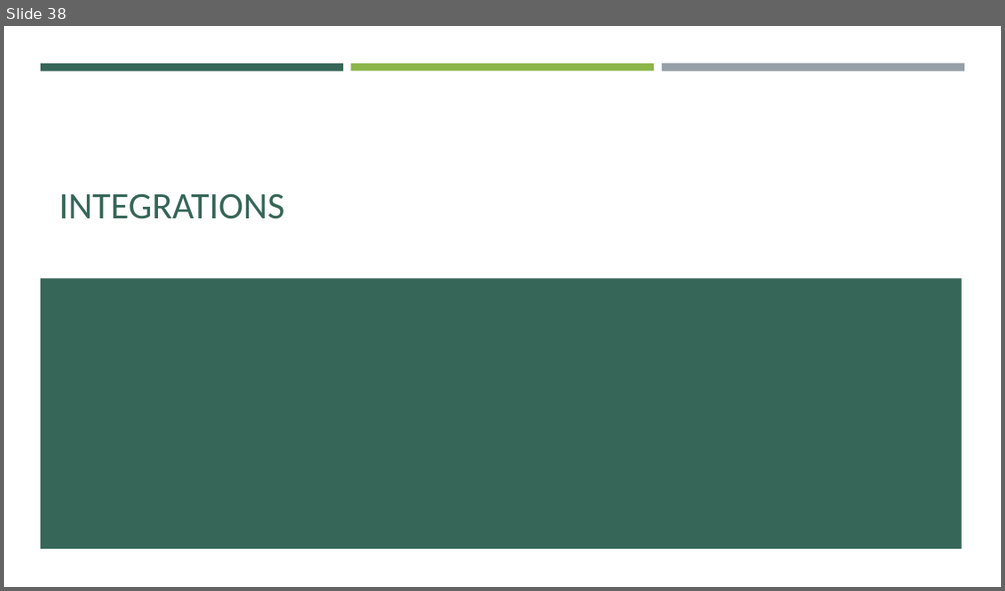
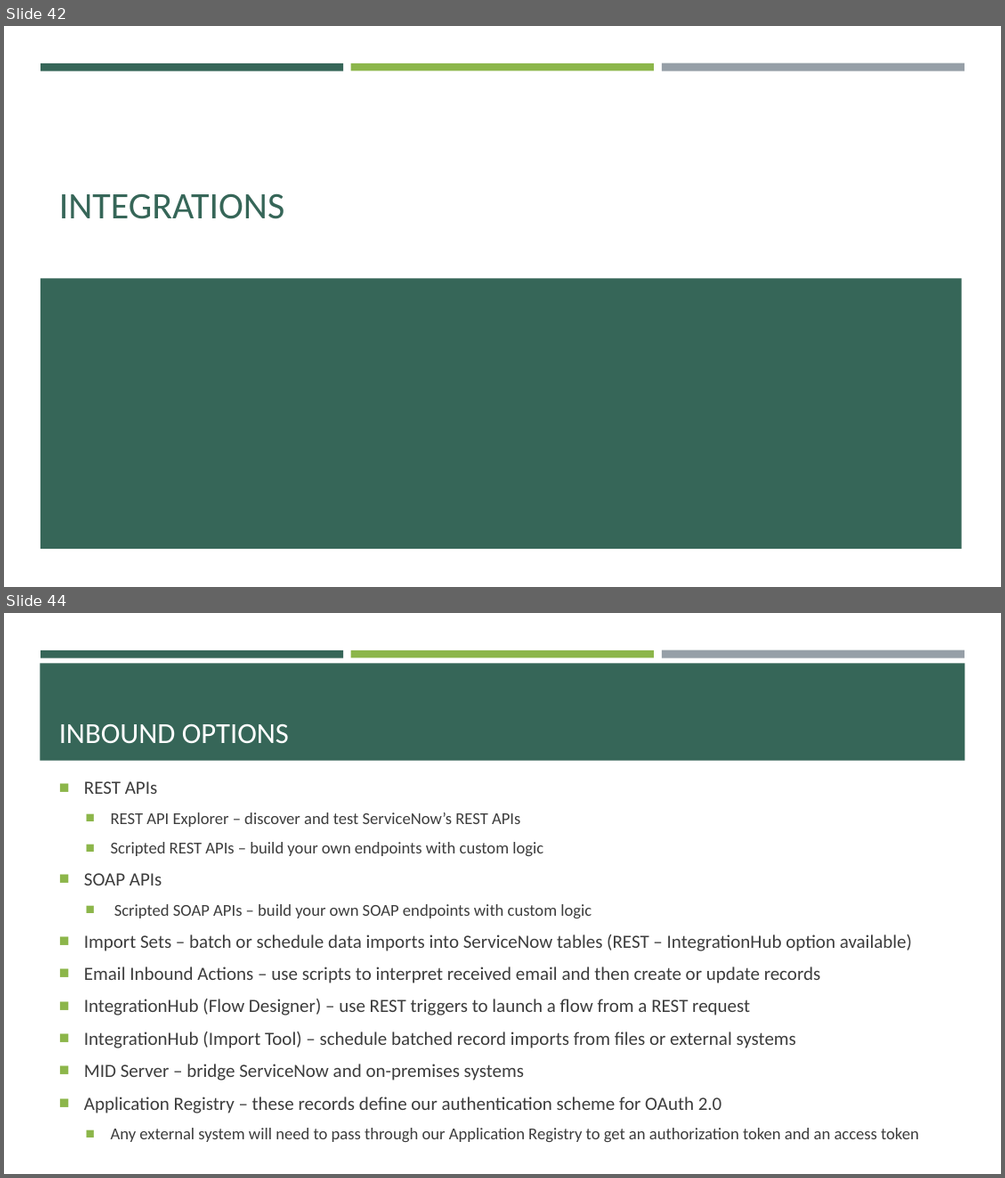
Before and after one commit to e-m-wilson/SNOW, a slide deck: Week_6/Data_Migration_&_Integration.pptx. Shown one above the other, each under a label of ours: slide 38 before the commit, slides 42 and 44 after it; the slides between them are not shown. The pictures are 1005x591 and 1005x1178 pixels, drawn with LibreOffice and Linux fonts; fonts in the diff are those of the drawing. Boxes give left, top, right and bottom in pixels: in the first picture for what was removed or moved away, otherwise in the second. Text is boxed around its words. In the diff, an @@ line names an element or a change of style, - is before the commit and + after.

```diff
--- a/Week_6/Data_Migration_&_Integration.pptx
+++ b/Week_6/Data_Migration_&_Integration.pptx
@@ slide 44 added at bbox=[4, 613, 1001, 1174], background #FFFFFF; not listed: 3 template elements that a slide beside it also shows @@
@@ rectangle added at bbox=[40, 663, 965, 761], fill #366658 @@
@@ title added at bbox=[59, 724, 289, 744], 28 pt, text #FFFFFF @@
+INBOUND OPTIONS
@@ text added at bbox=[84, 781, 919, 1142], 18 pt, text #3D3D3D @@
+■ REST APIs
+  ■ REST API Explorer – discover and test ServiceNow’s REST APIs
+  ■ Scripted REST APIs – build your own endpoints with custom logic
+■ SOAP APIs
+  ■ Scripted SOAP APIs – build your own SOAP endpoints with custom logic
+■ Import Sets – batch or schedule data imports into ServiceNow tables (REST – IntegrationHub option available)
+■ Email Inbound Actions – use scripts to interpret received email and then create or update records
+■ IntegrationHub (Flow Designer) – use REST triggers to launch a flow from a REST request
+■ IntegrationHub (Import Tool) – schedule batched record imports from files or external systems
+■ MID Server – bridge ServiceNow and on-premises systems
+■ Application Registry – these records define our authentication scheme for OAuth 2.0
+  ■ Any external system will need to pass through our Application Registry to get an authorization token and an access token
@@ what was slide 38 is now slide 42 @@
```
Also in this commit, not shown: 16 other slides added, 4 other files.
